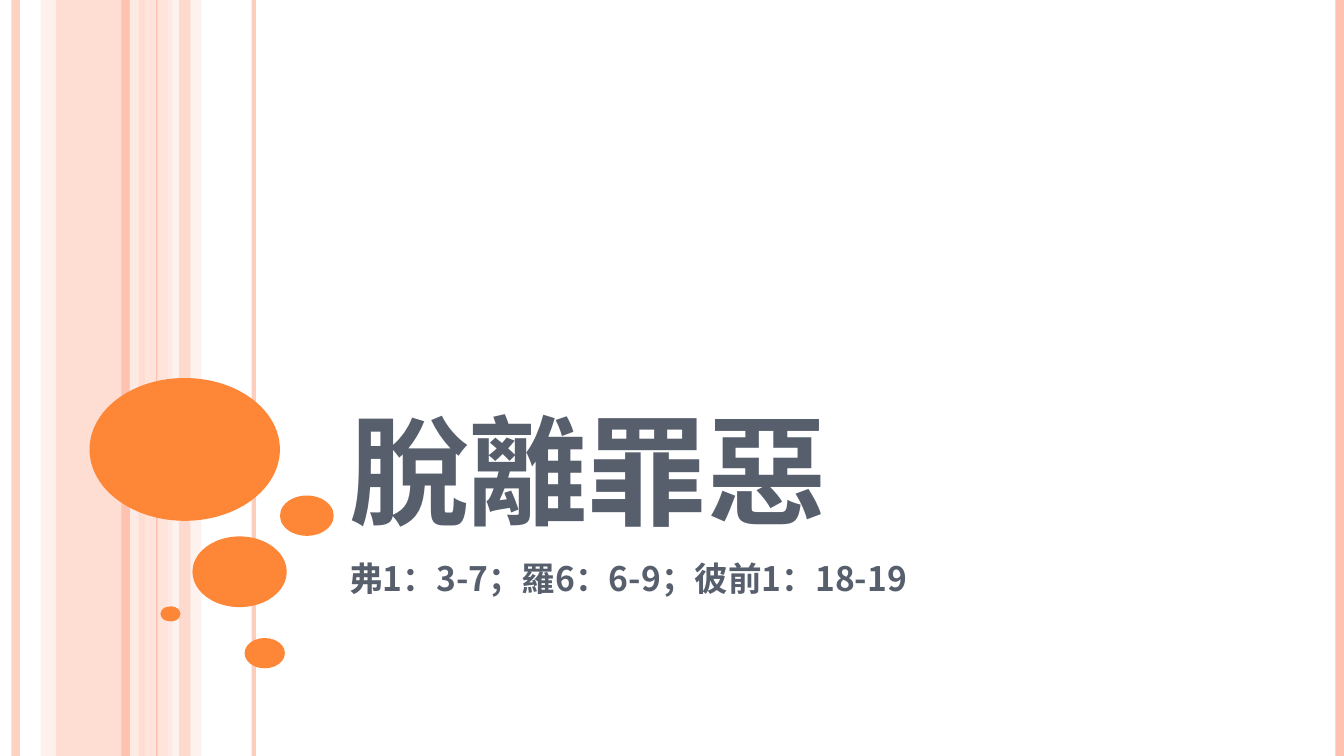
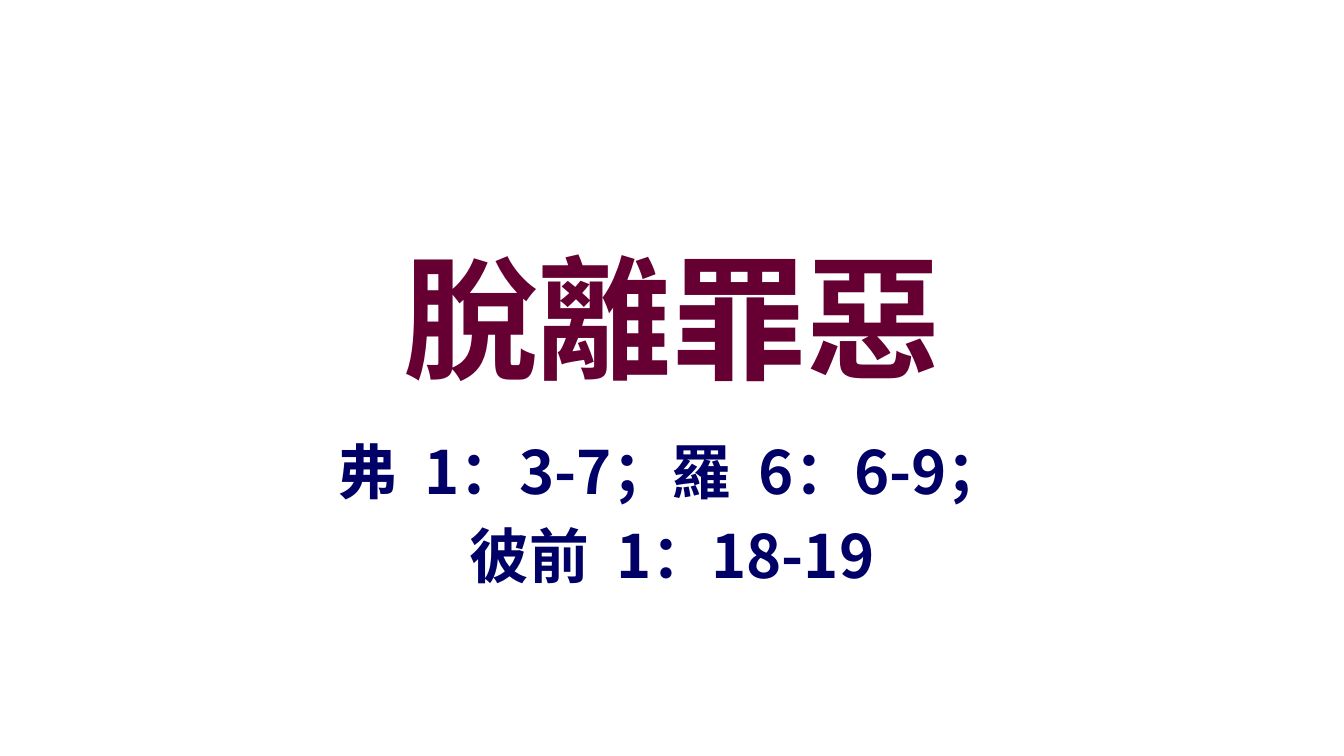
Before and after one commit to batisuoc/worship-resources, a slide deck: slide 1 of 30脫離罪惡.pptx. Drawn at 1344x756 pixels with LibreOffice and Linux fonts; fonts in the diff are those of the drawing; background and template pictures are left out. Boxes give left, top, right and bottom in pixels: in the first picture for what was removed or moved away, otherwise in the second. Text is boxed around its words. In the diff, an @@ line names an element or a change of style, - is before the commit and + after.

```diff
--- a/30脫離罪惡.pptx
+++ b/30脫離罪惡.pptx
@@ line removed from (16, 0) to (16, 755) @@
@@ rectangle removed at <box>40,0,55,755</box> @@
@@ rectangle removed at <box>56,0,146,755</box> @@
@@ line removed from (125, 0) to (125, 755) @@
@@ line removed from (134, 0) to (134, 755) @@
@@ rectangle removed at <box>145,0,172,755</box> @@
@@ line removed from (157, 0) to (157, 755) @@
@@ rectangle removed at <box>168,0,202,755</box> @@
@@ rectangle removed at <box>179,0,190,755</box> @@
@@ line removed from (254, 0) to (254, 755) @@
@@ line removed from (1340, 0) to (1340, 755) @@
@@ title "脫離罪惡": place and size @@
-title "脫離罪惡" at <box>349,414,827,527</box>
+title "脫離罪惡" at <box>403,254,941,382</box>
@@ title "脫離罪惡" at <box>403,254,941,382</box>: size 80 to 72 pt, font Noto Sans CJK SC to Noto Sans CJK TC, text colour #575F6D to #660033, small capitals off; alignment left to centre; vertical alignment bottom to middle @@
@@ ellipse removed at <box>90,378,281,520</box> @@
@@ subtitle at <box>337,443,1007,584</box>: text changed; size 18 to 32 pt; text colour #575F6D to #000066 @@
-弗1：3-7；羅6：6-9；彼前1：18-19
+弗 1：3-7；羅 6：6-9；
+彼前 1：18-19
@@ ellipse removed at <box>280,496,333,536</box> @@
@@ ellipse removed at <box>192,536,286,607</box> @@
@@ ellipse removed at <box>160,606,180,621</box> @@
@@ ellipse removed at <box>245,638,285,669</box> @@
```
Also in this commit, not shown: 5 other slides changed, 1 other file.
